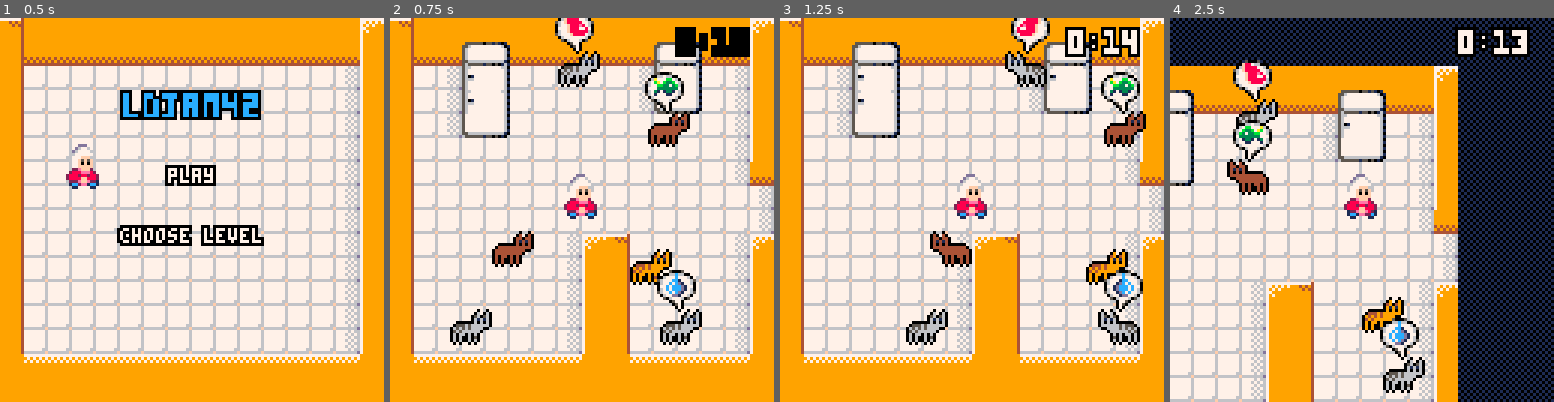
Above: before the commit, frames 1-4 (left to right).
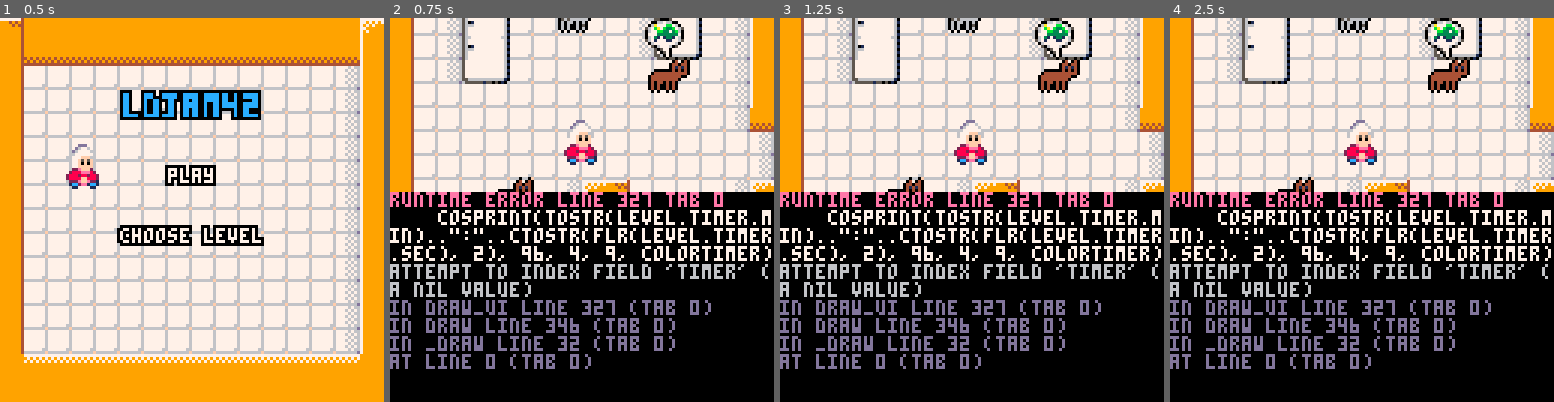
Above: after the commit, the same moments.

Repository: escargames/Cat-Lady-Simulator
Game: PICO-8 cartridge catlady.p8
Same seed, same stepped clock (60 frames per second), same inputs: the game is played once before the commit and once after it.
Inputs:
- Up to frame 1 (0.5 s): no input
- Up to frame 2 (0.75 s): tap O (Z key) at 0.7 s
- Up to frame 3 (1.25 s): no input
- Up to frame 4 (2.5 s): hold Right 1.6-2.1 s; tap O (Z key) at 1.7, 2.1 s; hold Up 2.15-2.42 s; hold Right from 2.47 s (still down)

Frame 1 is identical in both runs. In frame 2, 73% of the frame differs, in the area x 0-100%, y 0-100%; in frame 3, 72%; in frame 4, 82%.
Error after the commit: runtime error line 327 tab 0; cosprint(tostr(level.timer.min)..":"..ctostr(flr(level.timer.sec), 2), 96, 4, 9, colortimer); attempt to index field 'timer' (a n…

Commit message:
timer improved

Diff:
--- a/catlady.p8
+++ b/catlady.p8
@@ -86,19 +86,19 @@
 
 -- cool timer
 
-function ctimer()
-    if sec > 0 then
-        sec -= 1/30
-    end
-
-    if (sec <= 1) then
-        min -= 1
-        sec += 60
-    end
-
-    if min < 0  then
-        sec = 0
-        min = 0
+function ctimer(t)
+    if t.sec > 0 then
+        t.sec -= 1/30
+    end
+
+    if (t.sec <= 1) then
+        t.min -= 1
+        t.sec += 60
+    end
+
+    if t.min < 0  then
+        t.sec = 0
+        t.min = 0
         state = "pause"
     end
 end
@@ -143,7 +143,8 @@
 --
 
 function begin_play()
-    level = 1
+    level = { {timer = {min = 1, sec = 15}},
+              {timer = {min = 1, sec = 15}} }
     player = {x = 64, y = 64, dir = false, spd = 2, bob = 0, walk = 0}
     cats = { {x = 62, y = 20, color = 1, dir = false, spd = 1.5, want = 0},
              {x = 92, y = 40, color = 2, dir = false, spd = 1.5, want = 1},
@@ -153,8 +154,6 @@
              {x = 96, y = 106, color = 1, dir = false, spd = 1.5, want = 2}}
     bowls = { { cx = 5, cy = 4, color = 0 },
               { cx = 2, cy = 10, color = 1 }}
-    min=0
-    sec=15
 end
 
 function update_play()
@@ -163,12 +162,12 @@
 end
 
 function update_time()
-    if min < 1 and sec < 11 then
+    if level.timer.min < 1 and level.timer.sec < 11 then
         colortimer = 8
     else
         colortimer = 7
     end
-    ctimer(min, sec)
+    ctimer(level.timer)
 end
 
 --
@@ -328,7 +327,7 @@
 end
 
 function draw_ui()
-    cosprint(tostr(min)..":"..ctostr(flr(sec), 2), 96, 4, 9, colortimer)
+    cosprint(tostr(level.timer.min)..":"..ctostr(flr(level.timer.sec), 2), 96, 4, 9, colortimer)
 end
 
 config.menu.draw = function ()
